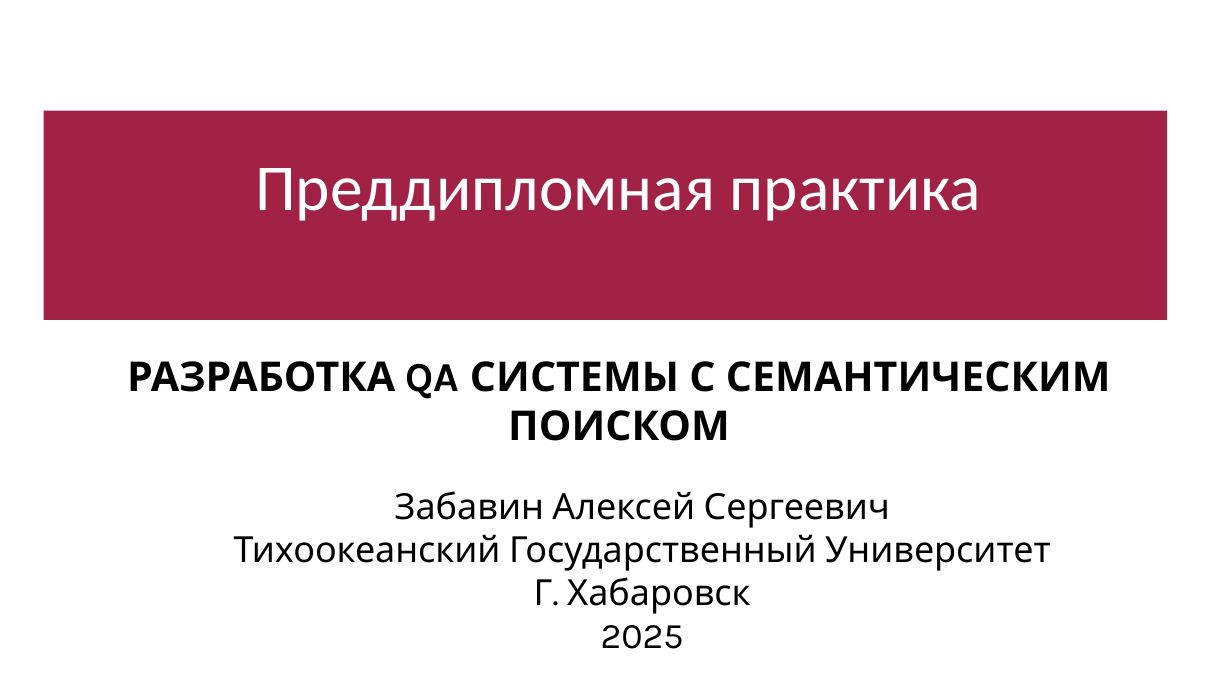
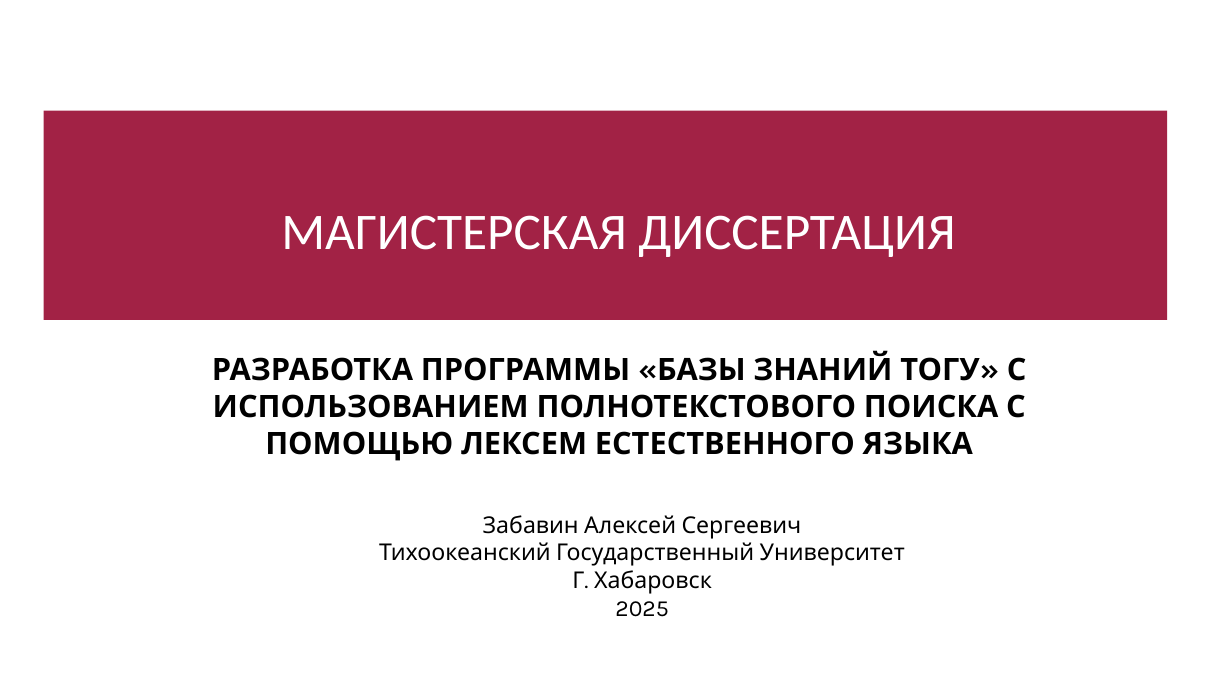
Before and after one commit to PaiNt-git/study.mag_diploma, a slide deck: slide 1 of Мой диплом/ВКР-набор-документов/Презентация-Забавин.pptx. Drawn at 1232x693 pixels with LibreOffice and Linux fonts; fonts in the diff are those of the drawing; background and template pictures are left out. Boxes give left, top, right and bottom in pixels: in the first picture for what was removed or moved away, otherwise in the second. Text is boxed around its words. In the diff, an @@ line names an element or a change of style, - is before the commit and + after.

```diff
--- a/Мой диплом/ВКР-набор-документов/Презентация-Забавин.pptx
+++ b/Мой диплом/ВКР-набор-документов/Презентация-Забавин.pptx
@@ title at [281,215,955,257]: text changed; size 51 to 40 pt @@
-Преддипломная практика
+МАГИСТЕРСКАЯ ДИССЕРТАЦИЯ
@@ text at [212,352,1027,461]: text changed; size 32 to 24 pt @@
-РАЗРАБОТКА QA СИСТЕМЫ С СЕМАНТИЧЕСКИМ ПОИСКОМ
+РАЗРАБОТКА ПРОГРАММЫ «БАЗЫ ЗНАНИЙ ТОГУ» С ИСПОЛЬЗОВАНИЕМ ПОЛНОТЕКСТОВОГО ПОИСКА С ПОМОЩЬЮ ЛЕКСЕМ ЕСТЕСТВЕННОГО ЯЗЫКА
@@ text "Забавин Алексей Сергеевич": place and size @@
-text "Забавин Алексей Сергеевич" at [234,491,1051,649]
+text "Забавин Алексей Сергеевич" at [379,515,905,617]
@@ text "Забавин Алексей Сергеевич" at [379,515,905,617]: size 28 to 18 pt @@
```
Also in this commit, not shown: 13 other slides changed, 3 slides added, 1 slide removed, 3 other files.
